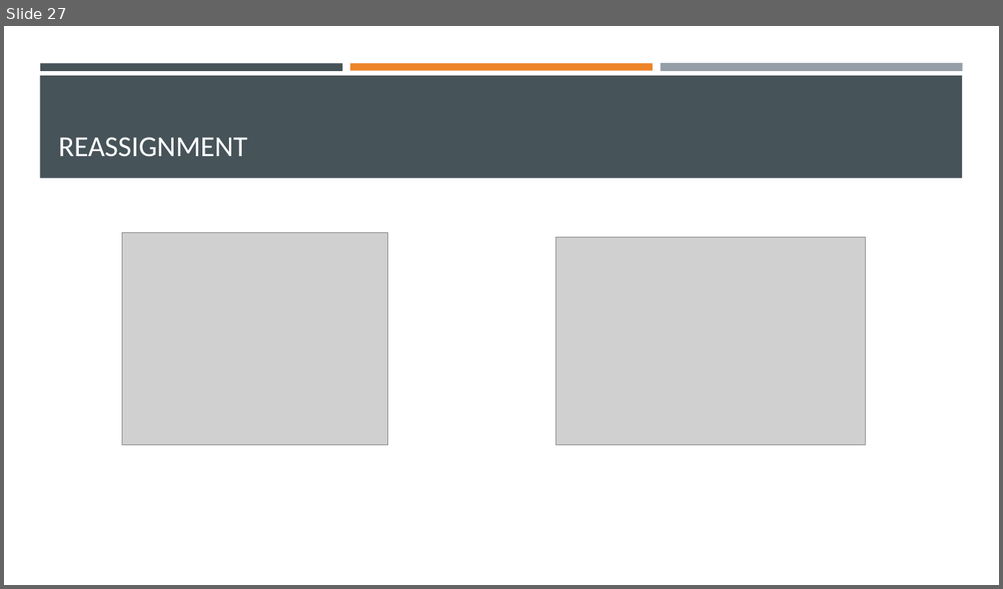
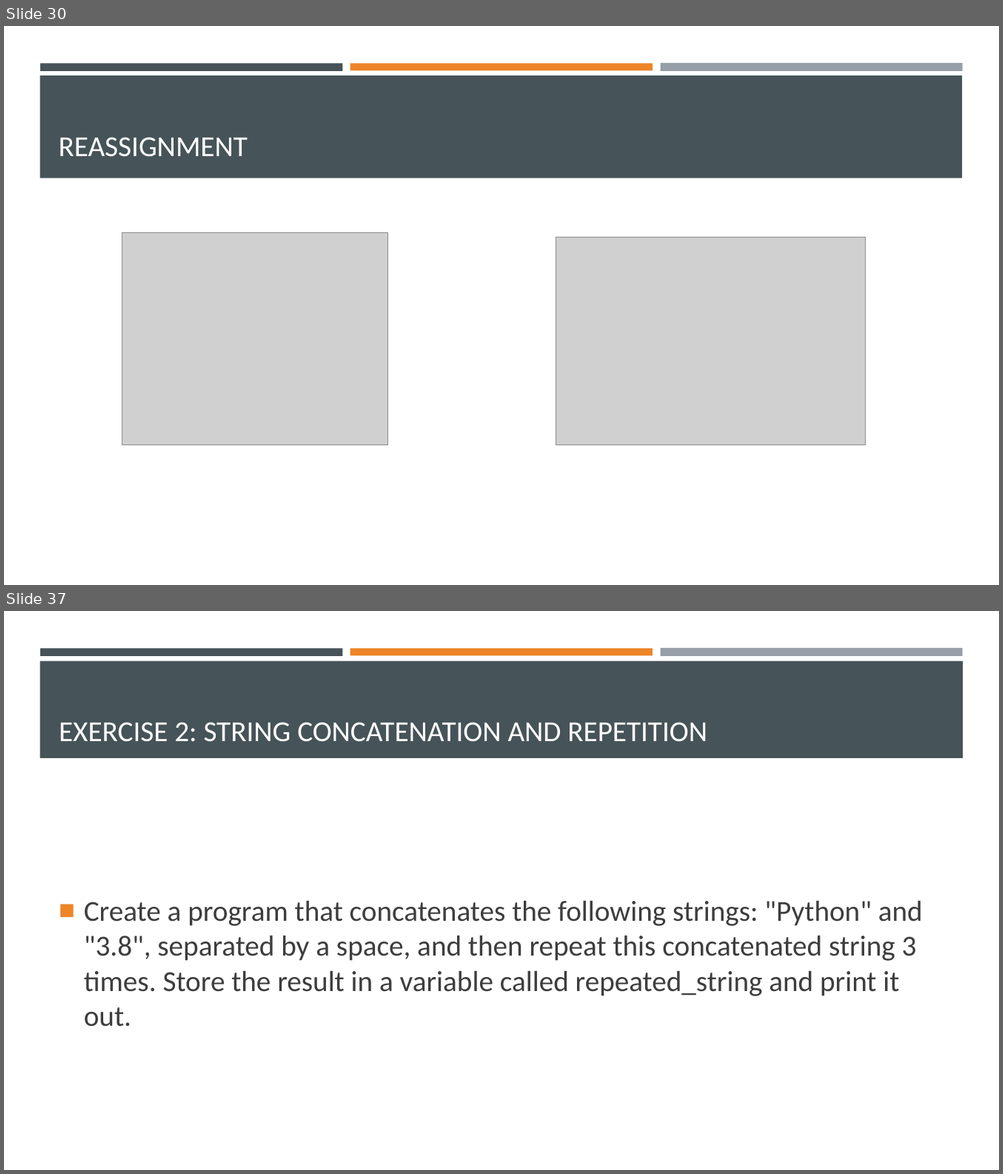
Before and after one commit to Ghost0396/iot, a slide deck: python/Python 3.pptx. Shown one above the other, each under a label of ours: slide 27 before the commit, slides 30 and 37 after it; the slides between them are not shown. The pictures are 1003x589 and 1003x1174 pixels, drawn with LibreOffice and Linux fonts; fonts in the diff are those of the drawing; grey boxes stand for pictures. Boxes give left, top, right and bottom in pixels: in the first picture for what was removed or moved away, otherwise in the second. Text is boxed around its words. In the diff, an @@ line names an element or a change of style, - is before the commit and + after.

Commit message:
Update python lecture

```diff
--- a/python/Python 3.pptx
+++ b/python/Python 3.pptx
@@ slide 37 added at bbox=[4, 611, 999, 1170], background #FFFFFF; not listed: 3 template elements that a slide beside it also shows @@
@@ rectangle added at bbox=[40, 661, 963, 758], fill #465359 @@
@@ title added at bbox=[59, 722, 707, 742], 28 pt, text #FFFFFF @@
+EXERCISE 2: STRING CONCATENATION AND REPETITION
@@ text added at bbox=[84, 900, 922, 1027], 28 pt, text #3D3D3D @@
+■ Create a program that concatenates the following strings: "Python" and "3.8", separated by a space, and then repeat this concatenated string 3 times. Store the result in a variable called repeated_string and print it out.
@@ what was slide 27 is now slide 30 @@
```
Also in this commit, not shown: 1 slide changed, 10 other slides added, 4 other files.
